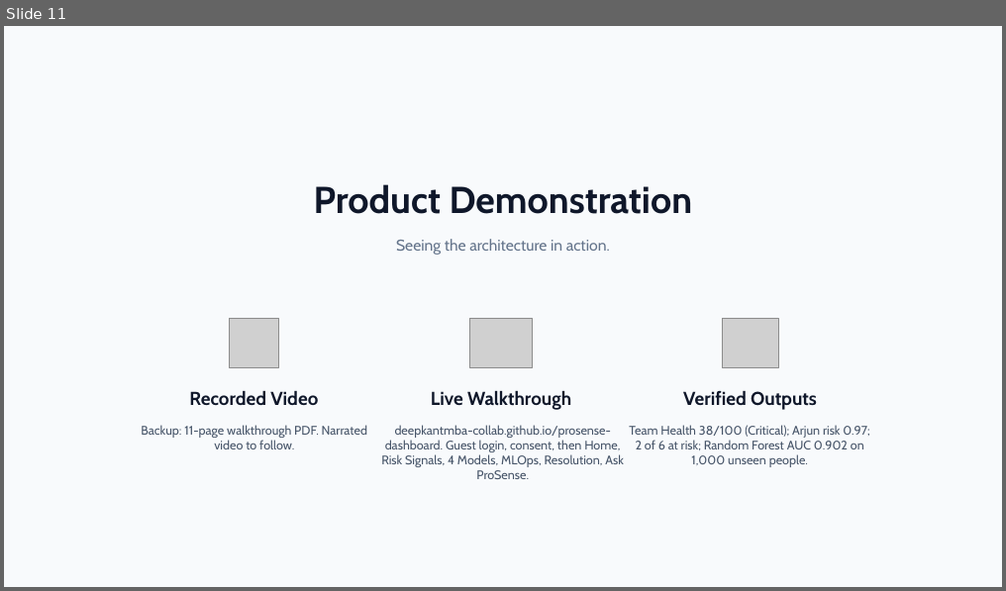
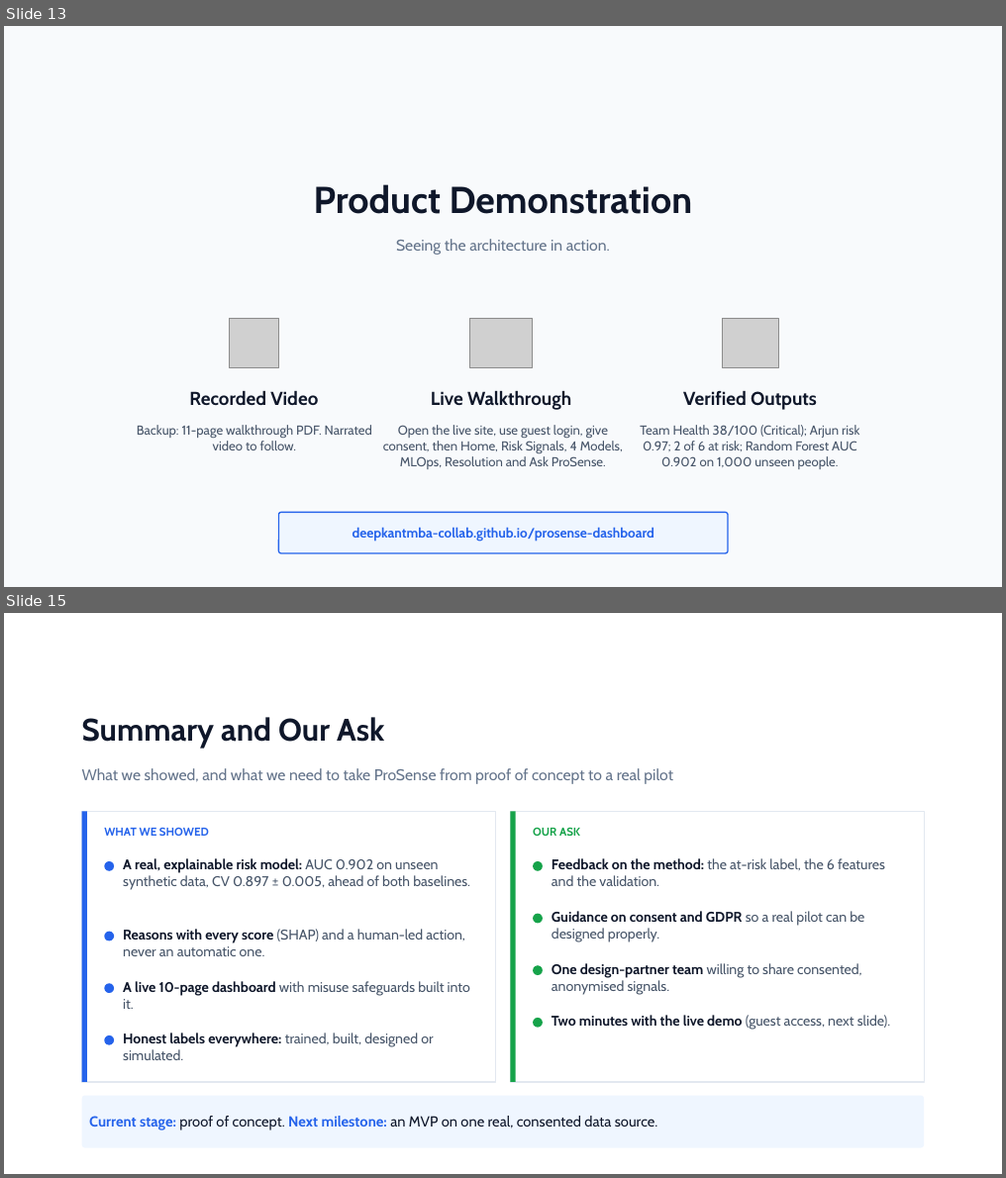
Before and after one commit to deepkantmba-collab/prosense-dashboard, a slide deck: deck/ProSense_AI_Capstone_Deck.pptx. Shown one above the other, each under a label of ours: slide 11 before the commit, slides 13 and 15 after it; the slides between them are not shown. The pictures are 1006x591 and 1006x1178 pixels, drawn with LibreOffice and Linux fonts; fonts in the diff are those of the drawing; grey boxes stand for pictures. Boxes give left, top, right and bottom in pixels: in the first picture for what was removed or moved away, otherwise in the second. Text is boxed around its words. In the diff, an @@ line names an element or a change of style, - is before the commit and + after.

```diff
--- a/deck/ProSense_AI_Capstone_Deck.pptx
+++ b/deck/ProSense_AI_Capstone_Deck.pptx
@@ slide 15 added at (4,613,1002,1174), background #FFFFFF @@
@@ text added at (82,717,384,748), 30 pt, text #0F172A, bold @@
+Summary and Our Ask
@@ text added at (82,768,673,784), 15 pt, text #64748B @@
+What we showed, and what we need to take ProSense from proof of concept to a real pilot
@@ rectangle added at (82,811,496,1082), fill #FFFFFF, outline #E2E8F0 1 pt @@
@@ rectangle added at (82,811,87,1082), fill #2563EB @@
@@ rectangle added at (510,811,924,1082), fill #FFFFFF, outline #E2E8F0 1 pt @@
@@ rectangle added at (510,811,515,1082), fill #16A34A @@
@@ text added at (104,828,209,836), 11 pt, text #2563EB, bold @@
+WHAT WE SHOWED
@@ text added at (533,828,580,836), 11 pt, text #16A34A, bold @@
+OUR ASK
@@ ellipse added at (104,861,114,871), fill #2563EB @@
@@ text added at (123,859,470,890), 13.5 pt, text #475569 @@
+A real, explainable risk model: AUC 0.902 on unseen synthetic data, CV 0.897 ± 0.005, ahead of both baselines.
@@ ellipse added at (534,861,543,871), fill #16A34A @@
@@ text added at (551,859,885,886), 13.5 pt, text #475569 @@
+Feedback on the method: the at-risk label, the 6 features and the validation.
@@ ellipse added at (104,931,114,941), fill #2563EB @@
@@ text added at (123,929,465,957), 13.5 pt, text #475569 @@
+Reasons with every score (SHAP) and a human-led action, never an automatic one.
@@ ellipse added at (534,914,543,924), fill #16A34A @@
@@ text added at (551,911,864,943), 13.5 pt, text #475569 @@
+Guidance on consent and GDPR so a real pilot can be designed properly.
@@ ellipse added at (534,965,543,975), fill #16A34A @@
@@ text added at (551,963,862,994), 13.5 pt, text #475569 @@
+One design-partner team willing to share consented, anonymised signals.
@@ ellipse added at (104,983,114,993), fill #2563EB @@
@@ text added at (123,981,470,1009), 13.5 pt, text #475569 @@
+A live 10-page dashboard with misuse safeguards built into it.
@@ ellipse added at (534,1018,543,1028), fill #16A34A @@
@@ text added at (551,1015,890,1030), 13.5 pt, text #0F172A, bold @@
+Two minutes with the live demo (guest access, next slide).
@@ ellipse added at (104,1036,114,1046), fill #2563EB @@
@@ text added at (123,1033,433,1060), 13.5 pt, text #475569 @@
+Honest labels everywhere: trained, built, designed or simulated.
@@ rounded rectangle added at (82,1096,924,1149), fill #EFF6FF @@
@@ text added at (89,1116,658,1131), 14 pt, text #0F172A @@
+Current stage: proof of concept. Next milestone: an MVP on one real, consented data source.
@@ what was slide 11 is now slide 13 @@
@@ slide 13 changed as well @@
@@ text "Backup: 11-page walkthrough PDF. Narrated ..." at (137,425,372,451): size 12 to 12.5 pt @@
@@ text at (383,425,623,470): text changed; size 12 to 12.5 pt @@
-deepkantmba-collab.github.io/prosense-dashboard. Guest login, consent, then Home, Risk Signals, 4 Models, MLOps, Resolution, Ask ProSense.
+Open the live site, use guest login, give consent, then Home, Risk Signals, 4 Models, MLOps, Resolution and Ask ProSense.
@@ text "Team Health 38/100 (Critical); Arjun ..." at (640,425,859,470): size 12 to 12.5 pt @@
@@ rounded rectangle added at (279,513,728,554), fill #EFF6FF, outline #2563EB 1.25 pt @@
@@ text added at (352,527,654,542), 13 pt, text #2563EB, bold @@
+deepkantmba-collab.github.io/prosense-dashboard
```
Also in this commit, not shown: 11 other slides changed, 3 other slides added.
